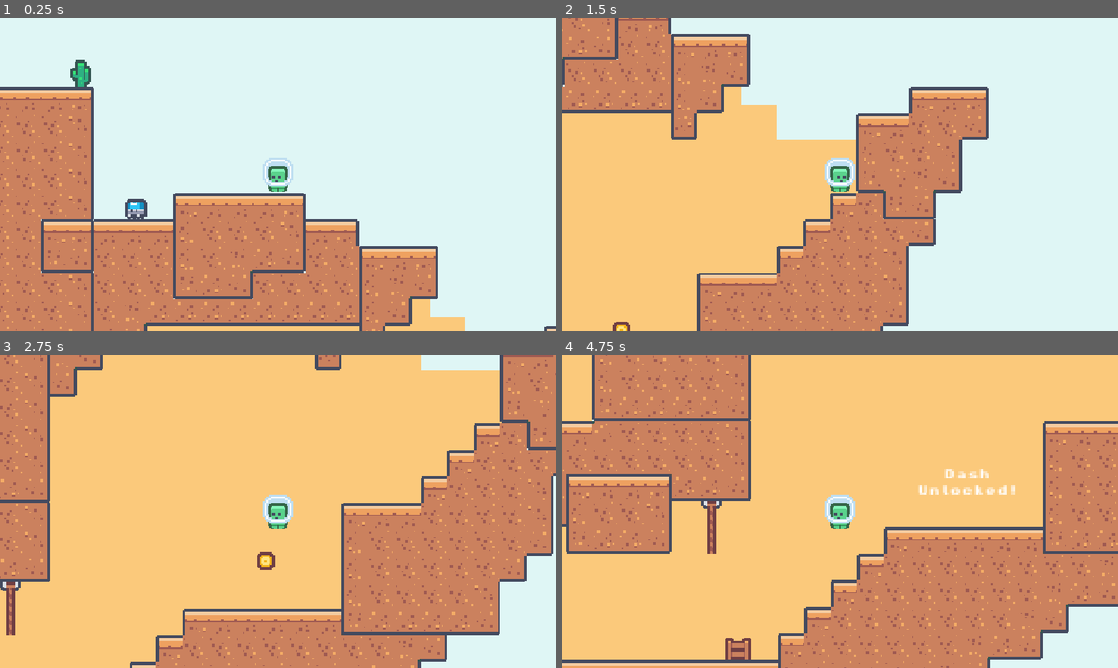
Above: before the commit, frames 1-4 (two rows, left to right).
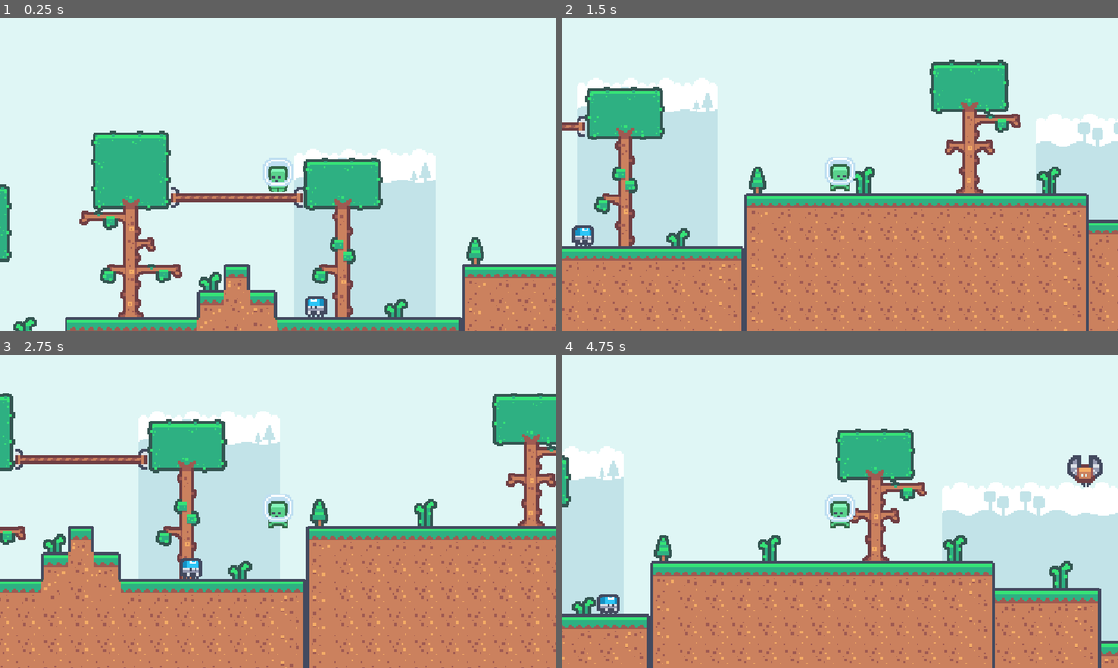
Above: after the commit, the same moments.

Repository: bbbbblueeeee/ISCS-30.14-Game2
Game: Godot game, scene res://Scenes/game_controller.tscn
Two runs of this game, one before a commit and one after it. Both use one fixed random seed, a clock stepped at 60 frames per second and the inputs below.
Inputs:
- Up to frame 1 (0.25 s): no input
- Up to frame 2 (1.5 s): tap Enter (ui_accept) at 0.5, 0.77 s; hold Right (ui_right) from 0.53 s (still down); tap Shift (dash) at 0.6, 1.35 s
- Up to frame 3 (2.75 s): tap Enter (ui_accept) at 1.52 s; release Right (ui_right) at 2.03 s; hold Left (ui_left) from 2.03 s (still down); tap Shift (dash) at 2.1 s
- Up to frame 4 (4.75 s): release Left (ui_left) at 2.78 s; hold Right (ui_right) 2.78-4.28 s; tap Shift (dash) at 2.85, 3.6, 4.35 s; tap Enter (ui_accept) at 3.02, 3.77, 4.52 s; hold Left (ui_left) from 4.28 s (still down)

The runs differ from the first frame. In frame 1, 48% of the frame differs, in the area x 0-100%, y 13-100%; in frame 2, 69%; in frame 3, 85%; in frame 4, 90%, in the area x 0-100%, y 0-100%.

Commit message:
added birds

Diff:
--- a/iscs-30.14---game-2--2d-platformer/Scenes/bird.tscn
+++ b/iscs-30.14---game-2--2d-platformer/Scenes/bird.tscn
@@ -1,3 +1,50 @@
 [gd_scene format=3 uid="uid://vaime48v1to1"]
 
-[node name="Bird" type="Area2D" unique_id=942859575]
+[ext_resource type="Texture2D" uid="uid://2tpp6abxxuk6" path="res://Assets/Imported/Kenney/tilemap-characters.png" id="1_i8bdw"]
+[ext_resource type="Script" uid="uid://dcf5cyhjj7dmk" path="res://Scripts/bird.gd" id="1_mcegt"]
+
+[sub_resource type="AtlasTexture" id="AtlasTexture_mcegt"]
+atlas = ExtResource("1_i8bdw")
+region = Rect2(150, 50, 24, 24)
+
+[sub_resource type="AtlasTexture" id="AtlasTexture_dnvpi"]
+atlas = ExtResource("1_i8bdw")
+region = Rect2(175, 50, 24, 24)
+
+[sub_resource type="AtlasTexture" id="AtlasTexture_vl8r2"]
+atlas = ExtResource("1_i8bdw")
+region = Rect2(200, 50, 24, 24)
+
+[sub_resource type="SpriteFrames" id="SpriteFrames_rr33m"]
+animations = [{
+"frames": [{
+"duration": 2.0,
+"texture": SubResource("AtlasTexture_mcegt")
+}, {
+"duration": 1.0,
+"texture": SubResource("AtlasTexture_dnvpi")
+}, {
+"duration": 2.0,
+"texture": SubResource("AtlasTexture_vl8r2")
+}],
+"loop": 1,
+"name": &"death",
+"speed": 9.0
+}]
+
+[sub_resource type="RectangleShape2D" id="RectangleShape2D_xf4a6"]
+size = Vector2(21, 11.75)
+
+[node name="Bird" type="CharacterBody2D" unique_id=577817231]
+script = ExtResource("1_mcegt")
+
+[node name="AnimatedSprite2D" type="AnimatedSprite2D" parent="." unique_id=728716135]
+position = Vector2(4.7683716e-07, -2.3841858e-07)
+scale = Vector2(1.375, 1.25)
+sprite_frames = SubResource("SpriteFrames_rr33m")
+animation = &"death"
+autoplay = "death"
+frame_progress = 0.94420207
+
+[node name="CollisionShape2D" type="CollisionShape2D" parent="." unique_id=1934984727]
+shape = SubResource("RectangleShape2D_xf4a6")
--- a/iscs-30.14---game-2--2d-platformer/Scenes/game_controller.tscn
+++ b/iscs-30.14---game-2--2d-platformer/Scenes/game_controller.tscn
@@ -5,6 +5,7 @@
 [ext_resource type="Script" uid="uid://b3goba52yoc1g" path="res://Scripts/game_controller.gd" id="1_ppfu0"]
 [ext_resource type="PackedScene" uid="uid://cqya55kqk1qvr" path="res://Scenes/killzone.tscn" id="3_7la68"]
 [ext_resource type="PackedScene" uid="uid://dned8iad2t0n" path="res://Scenes/diamond_pickup.tscn" id="3_goscw"]
+[ext_resource type="PackedScene" uid="uid://vaime48v1to1" path="res://Scenes/bird.tscn" id="4_g3622"]
 [ext_resource type="PackedScene" uid="uid://bf3wry4idqq15" path="res://Scenes/enemy.tscn" id="4_k0qbb"]
 [ext_resource type="PackedScene" uid="uid://bkf4m33tfx6gk" path="res://Scenes/coin_pickup.tscn" id="5_27abl"]
 [ext_resource type="AudioStream" uid="uid://dgpdlcpud81em" path="res://Assets/Imported/Blue Archive OST 16. MX Adventure.mp3" id="6_k0qbb"]
@@ -25,6 +26,16 @@
 [node name="CollisionShape2D" type="CollisionShape2D" parent="World/Killzone" unique_id=1816117509]
 position = Vector2(2, 110)
 shape = SubResource("WorldBoundaryShape2D_sd078")
+
+[node name="Birds" type="Node2D" parent="World" unique_id=1748924274]
+
+[node name="Bird1" parent="World/Birds" unique_id=942859575 instance=ExtResource("4_g3622")]
+position = Vector2(800, -250)
+
+[node name="Bird2" parent="World/Birds" unique_id=577817231 instance=ExtResource("4_g3622")]
+position = Vector2(623, -80)
+min_x = 300.0
+max_x = 625.0
 
 [node name="Diamond Pickup" parent="." unique_id=1783640914 instance=ExtResource("3_goscw")]
 position = Vector2(-432, -87)
@@ -51,7 +62,7 @@
 position = Vector2(-3, 6)
 
 [node name="Character" parent="." unique_id=1376504322 instance=ExtResource("1_nqxm2")]
-position = Vector2(881, -124)
+position = Vector2(-35, -94)
 
 [node name="Camera2D" type="Camera2D" parent="Character" unique_id=659821157]
 zoom = Vector2(3.05, 3.05)
--- /dev/null
+++ b/iscs-30.14---game-2--2d-platformer/Scripts/bird.gd
@@ -0,0 +1,20 @@
+extends CharacterBody2D
+
+@onready var sprite: AnimatedSprite2D = $AnimatedSprite2D
+@export var min_x: float = 650.0
+@export var max_x: float = 1100.0
+
+const SPEED = 50.0
+var direction = -1.0
+
+func _physics_process(_delta: float) -> void:
+	# Apply movement velocity
+	velocity.x = direction * SPEED
+
+	# Move using physics collision engine
+	move_and_slide()
+
+	# Turn around if hitting a wall
+	if global_position.x <= min_x or global_position.x >= max_x:
+		direction *= -1.0
+		sprite.flip_h = (direction > 0)
Not shown, added: iscs-30.14---game-2--2d-platformer/Scripts/bird.gd.uid
